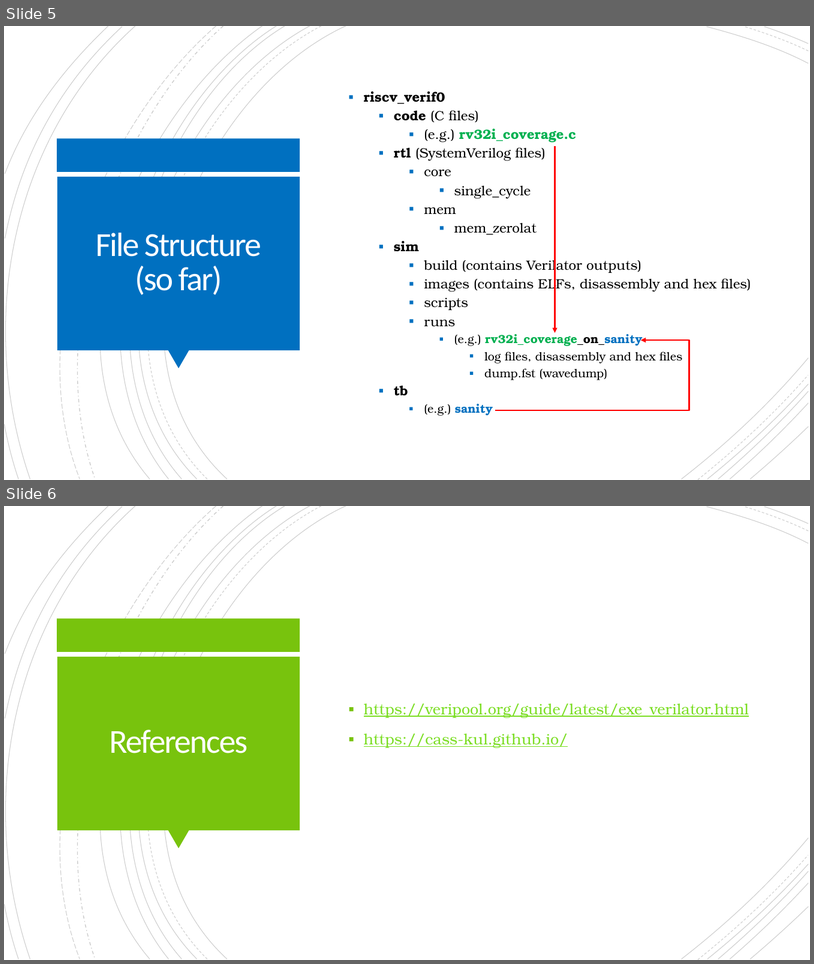
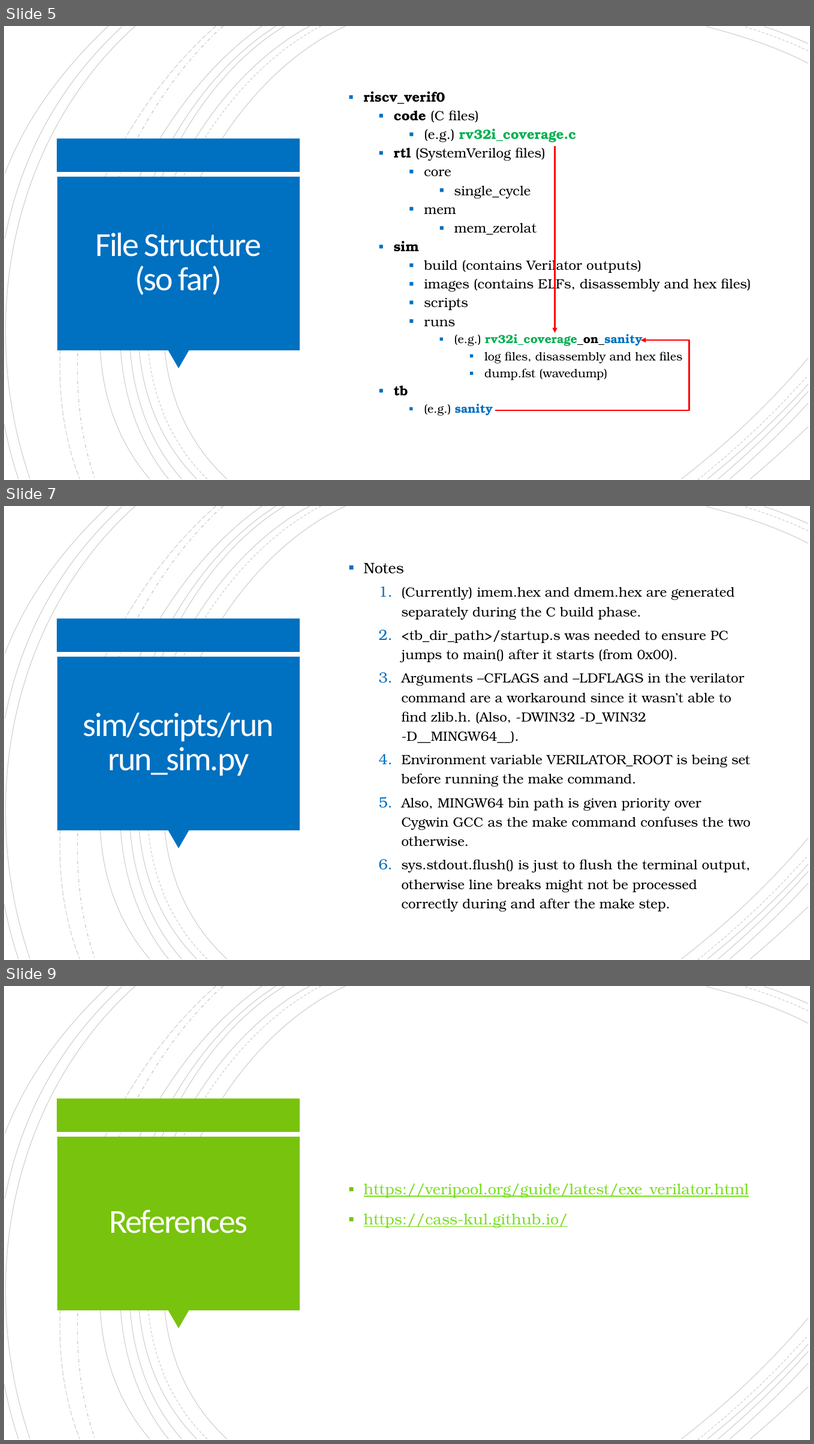
Before and after one commit to mrinav-saxena/riscv_verif0, a slide deck: readme.pptx. Shown one above the other, each under a label of ours: slides 5 and 6 before the commit, slides 5, 7 and 9 after it; the slides between them are not shown. The pictures are 814x964 and 814x1444 pixels, drawn with LibreOffice and Linux fonts; fonts in the diff are those of the drawing. Boxes give left, top, right and bottom in pixels: in the first picture for what was removed or moved away, otherwise in the second. Text is boxed around its words. In the diff, an @@ line names an element or a change of style, - is before the commit and + after.

```diff
--- a/readme.pptx
+++ b/readme.pptx
@@ slide 7 added at (x1=4, y1=506, x2=810, y2=960), background #FFFFFF; not listed: 24 template elements that a slide beside it also shows @@
@@ text added at (x1=364, y1=562, x2=751, y2=911), 16 pt, text #000000 @@
+▪ Notes
+  1. (Currently) imem.hex and dmem.hex are generated separately during the C build phase.
+  2. <tb_dir_path>/startup.s was needed to ensure PC jumps to main() after it starts (from 0x00).
+  3. Arguments –CFLAGS and –LDFLAGS in the verilator command are a workaround since it wasn’t able to find zlib.h. (Also, -DWIN32 -D_WIN32 -D__MINGW64__).
+  4. Environment variable VERILATOR_ROOT is being set before running the make command.
+  5. Also, MINGW64 bin path is given priority over Cygwin GCC as the make command confuses the two otherwise.
+  6. sys.stdout.flush() is just to flush the terminal output, otherwise line breaks might not be processed correctly during and after the make step.
@@ title added at (x1=83, y1=712, x2=274, y2=775), 40 pt, text #FFFEFF @@
+sim/scripts/run
+run_sim.py
@@ what was slide 6 is now slide 9 @@
```
Also in this commit, not shown: 2 other slides added, 4 other files.
